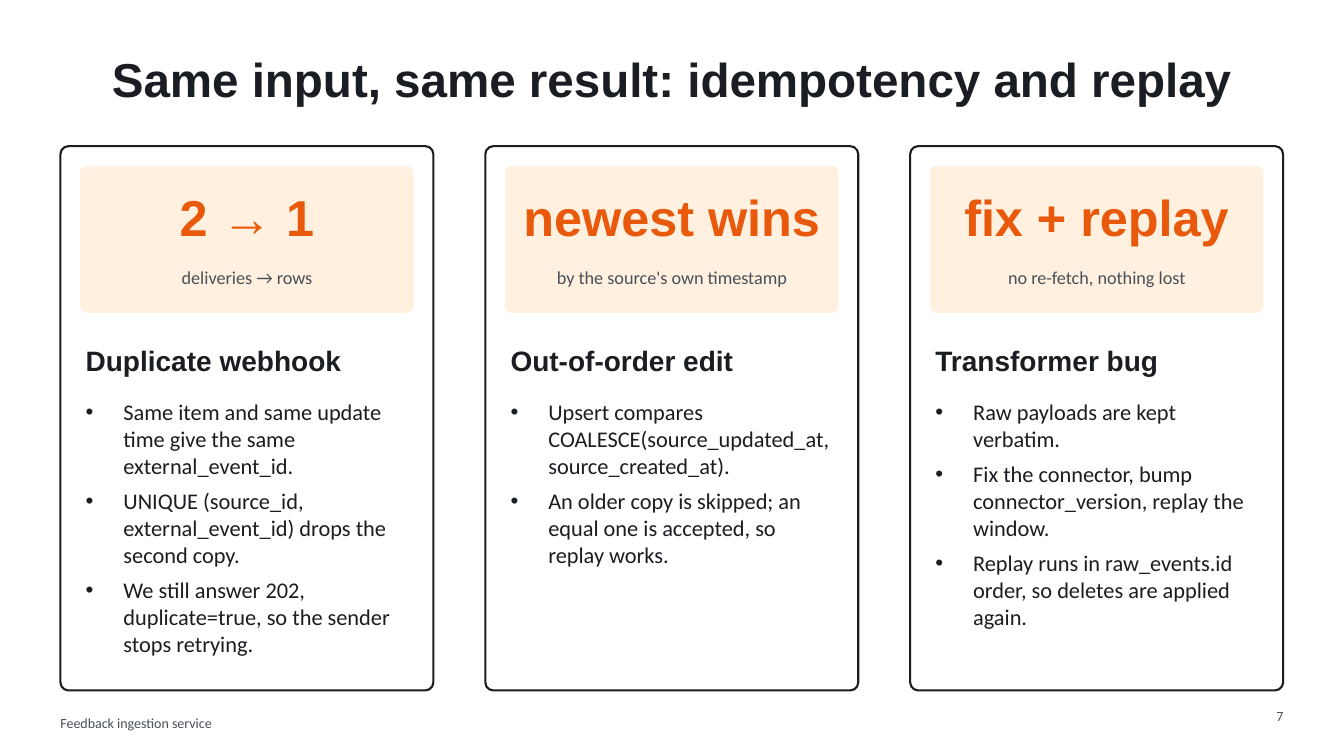
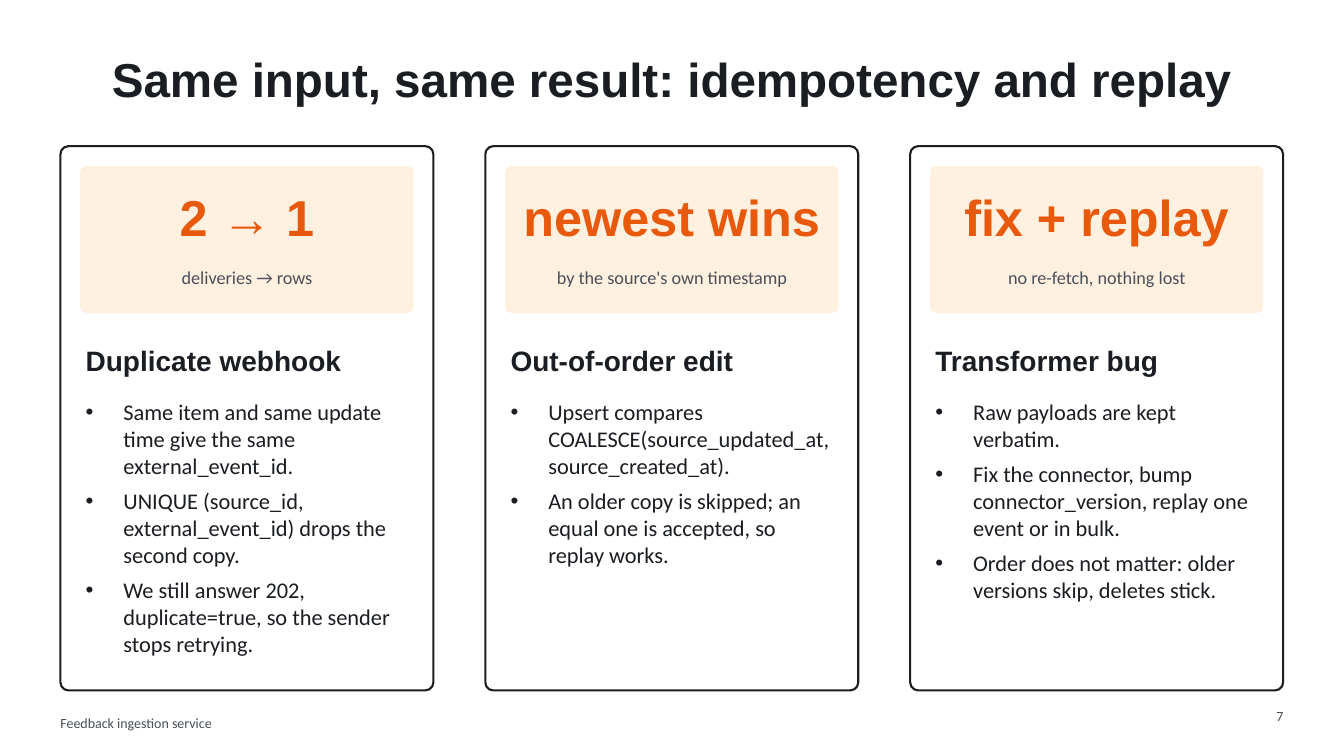
Before and after one commit to regalmoix/feedback-ingest, a slide deck: slide 7 of docs/slides/deck.pptx. Drawn at 1344x756 pixels with LibreOffice and Linux fonts; fonts in the diff are those of the drawing. Boxes give left, top, right and bottom in pixels: in the first picture for what was removed or moved away, otherwise in the second. Text is boxed around its words. In the diff, an @@ line names an element or a change of style, - is before the commit and + after.

```diff
--- a/docs/slides/deck.pptx
+++ b/docs/slides/deck.pptx
@@ text at bbox=[973, 466, 1248, 602]: text changed @@
-• Fix the connector, bump connector_version, replay the window.
-• Replay runs in raw_events.id order, so deletes are applied again.
+• Fix the connector, bump connector_version, replay one event or in bulk.
+• Order does not matter: older versions skip, deletes stick.
```
Also in this commit, not shown: 9 other slides changed, 1 slide added, 23 other files.
